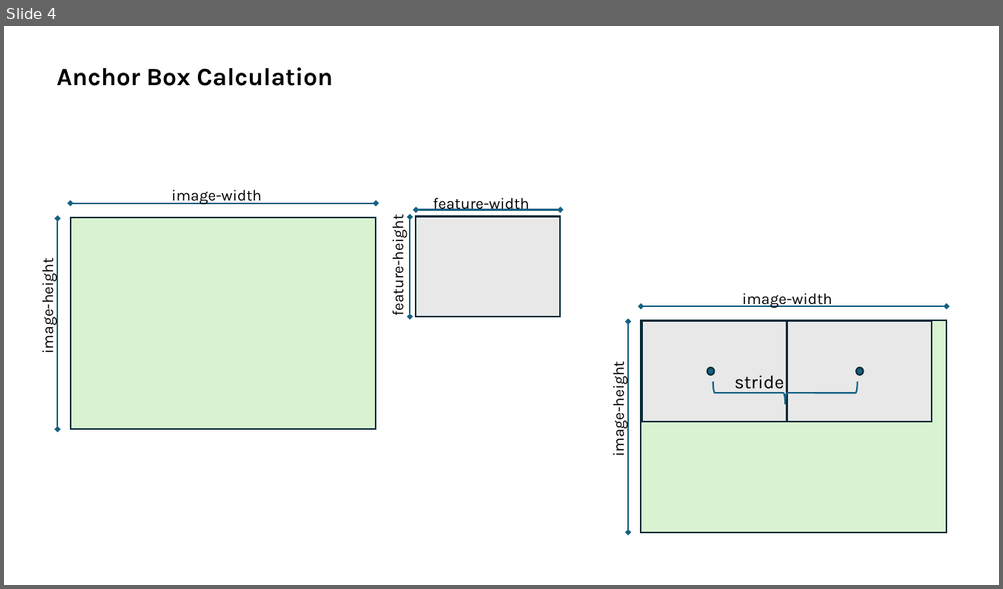
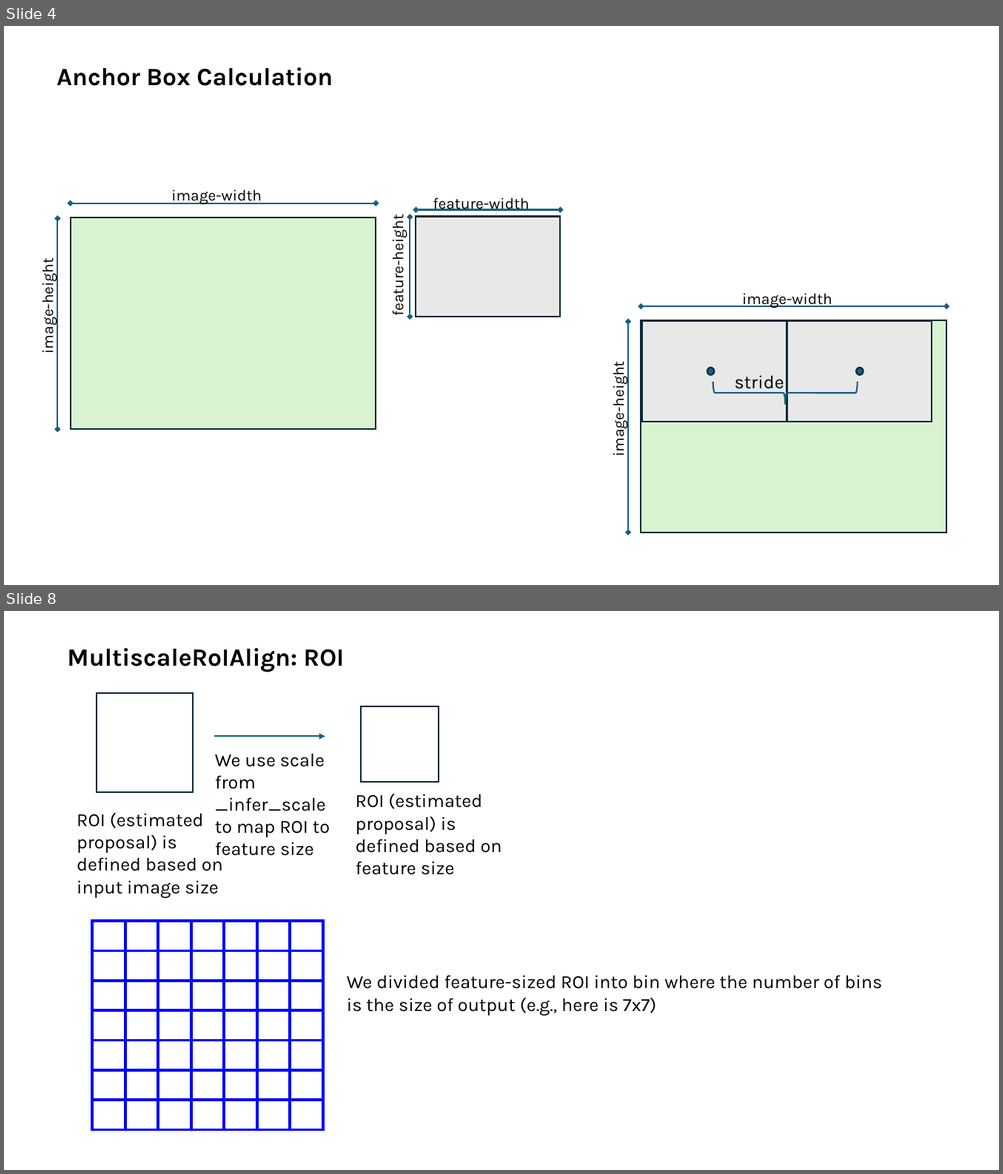
Before and after one commit to s-reaungamornrat/video_processing, a slide deck: mask_rcnn/doc/networks.pptx. Shown one above the other, each under a label of ours: slide 4 before the commit, slides 4 and 8 after it; the slides between them are not shown. The pictures are 1003x589 and 1003x1174 pixels, drawn with LibreOffice and Linux fonts; fonts in the diff are those of the drawing. Boxes give left, top, right and bottom in pixels: in the first picture for what was removed or moved away, otherwise in the second. Text is boxed around its words. In the diff, an @@ line names an element or a change of style, - is before the commit and + after.

```diff
--- a/mask_rcnn/doc/networks.pptx
+++ b/mask_rcnn/doc/networks.pptx
@@ slide 8 added at <box>4,611,999,1170</box>, background #FFFFFF @@
@@ text added at <box>67,648,344,672</box>, 24 pt, text #000000, bold @@
+MultiscaleRoIAlign: ROI
@@ rectangle added at <box>96,693,193,792</box>, outline #092A39 1.5 pt @@
@@ rectangle added at <box>361,706,438,782</box>, outline #092A39 1.5 pt @@
@@ arrow added from (214, 736) to (326, 736), #156082 1.5 pt @@
@@ text added at <box>215,753,330,856</box>, 18 pt, text #000000 @@
+We use scale from _infer_scale to map ROI to feature size
@@ text added at <box>356,794,502,875</box>, 18 pt, text #000000 @@
+ROI (estimated proposal) is defined based on feature size
@@ text added at <box>77,813,223,898</box>, 18 pt, text #000000 @@
+ROI (estimated proposal) is defined based on input image size
@@ table added at <box>92,921,322,1130</box>, 7 rows, 7 columns @@
+ |  |  |  |  |  | 
+ |  |  |  |  |  | 
+ |  |  |  |  |  | 
+ |  |  |  |  |  | 
+ |  |  |  |  |  | 
+ |  |  |  |  |  | 
+ |  |  |  |  |  | 
@@ text added at <box>347,975,882,1016</box>, 18 pt, text #000000 @@
+We divided feature-sized ROI into bin where the number of bins is the size of output (e.g., here is 7x7)
```
Also in this commit, not shown: 1 slide changed, 4 other slides added, 12 other files.
